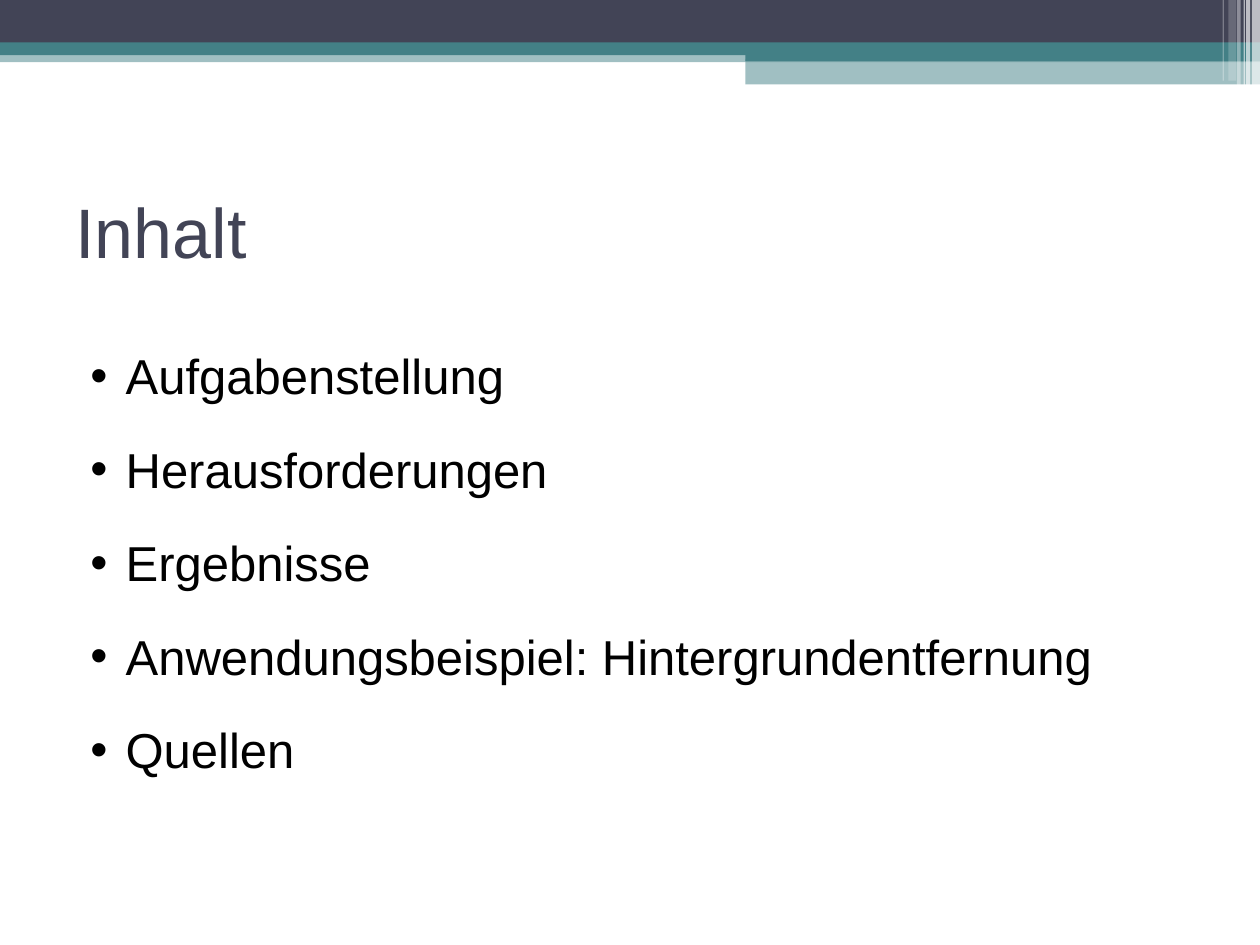
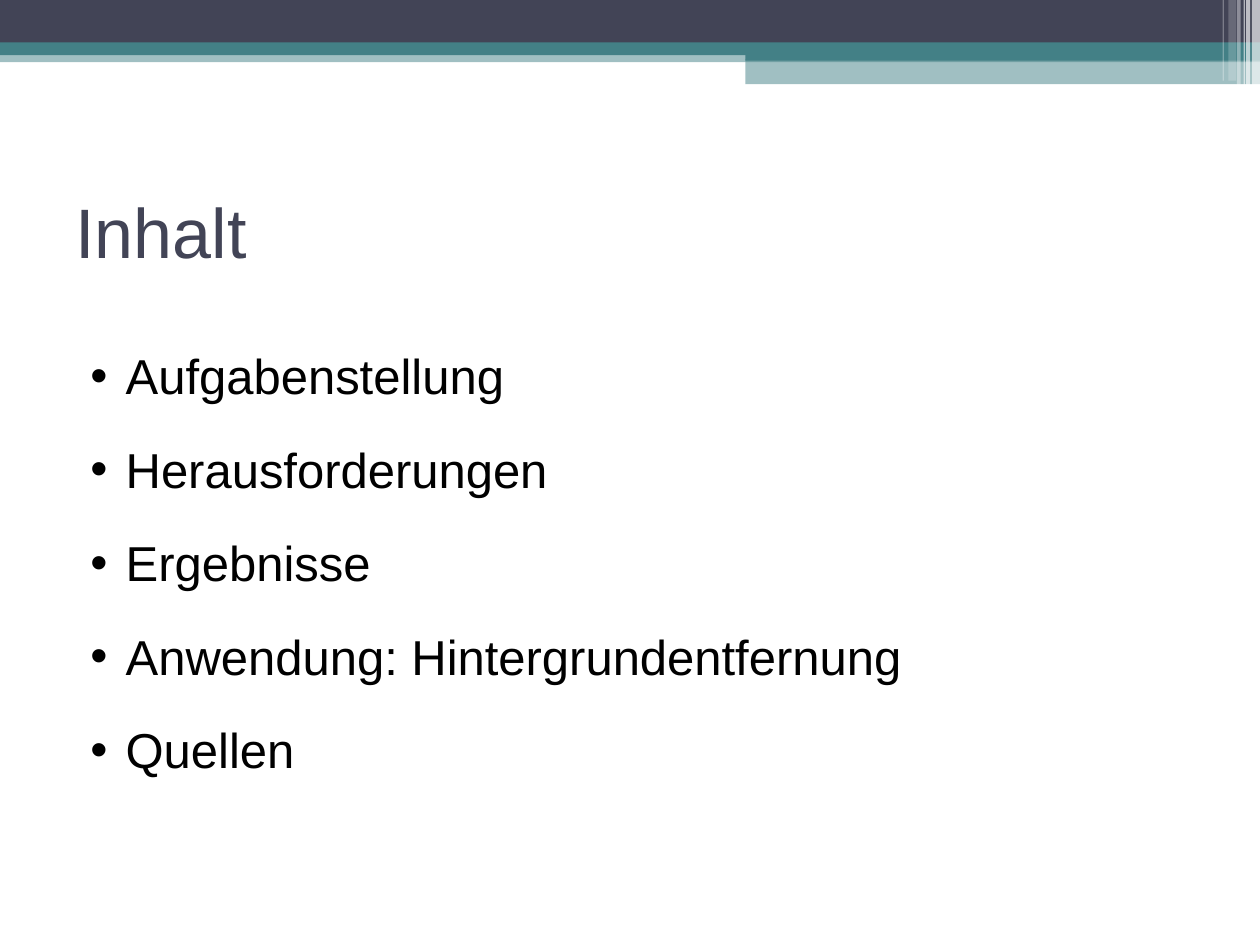
Before and after one commit to swp2013riot/riot-opencv-port, a slide deck: slide 2 of doc/final_presentation.odp. Drawn at 1260x945 pixels with LibreOffice and Linux fonts; fonts in the diff are those of the drawing. Boxes give left, top, right and bottom in pixels: in the first picture for what was removed or moved away, otherwise in the second. Text is boxed around its words. In the diff, an @@ line names an element or a change of style, - is before the commit and + after.

```diff
--- a/doc/final_presentation.odp
+++ b/doc/final_presentation.odp
@@ text at (126,639,901,685): text changed @@
-• Anwendungsbeispiel: Hintergrundentfernung
+• Anwendung: Hintergrundentfernung
```
Also in this commit, not shown: 5 other slides changed, 4 slides added, 1 slide removed.
